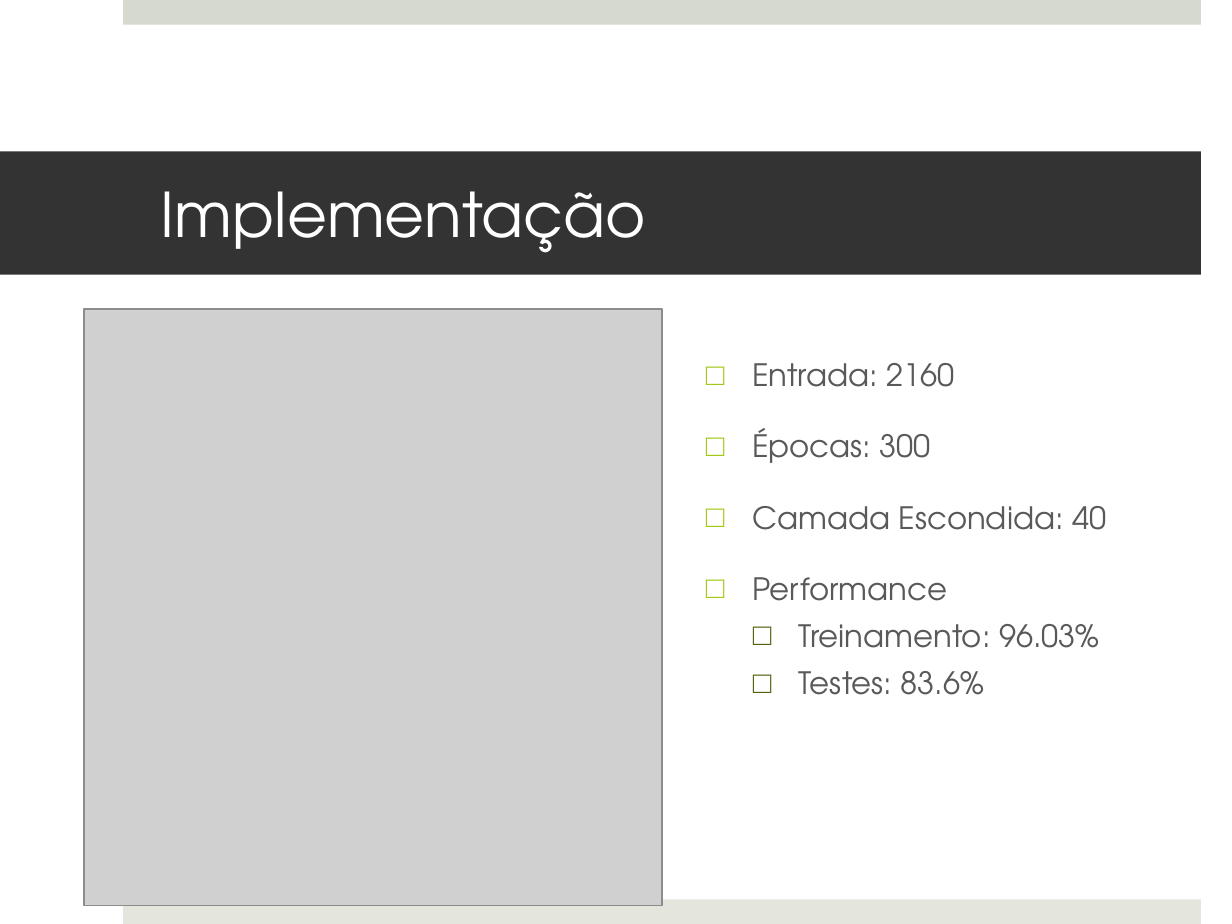
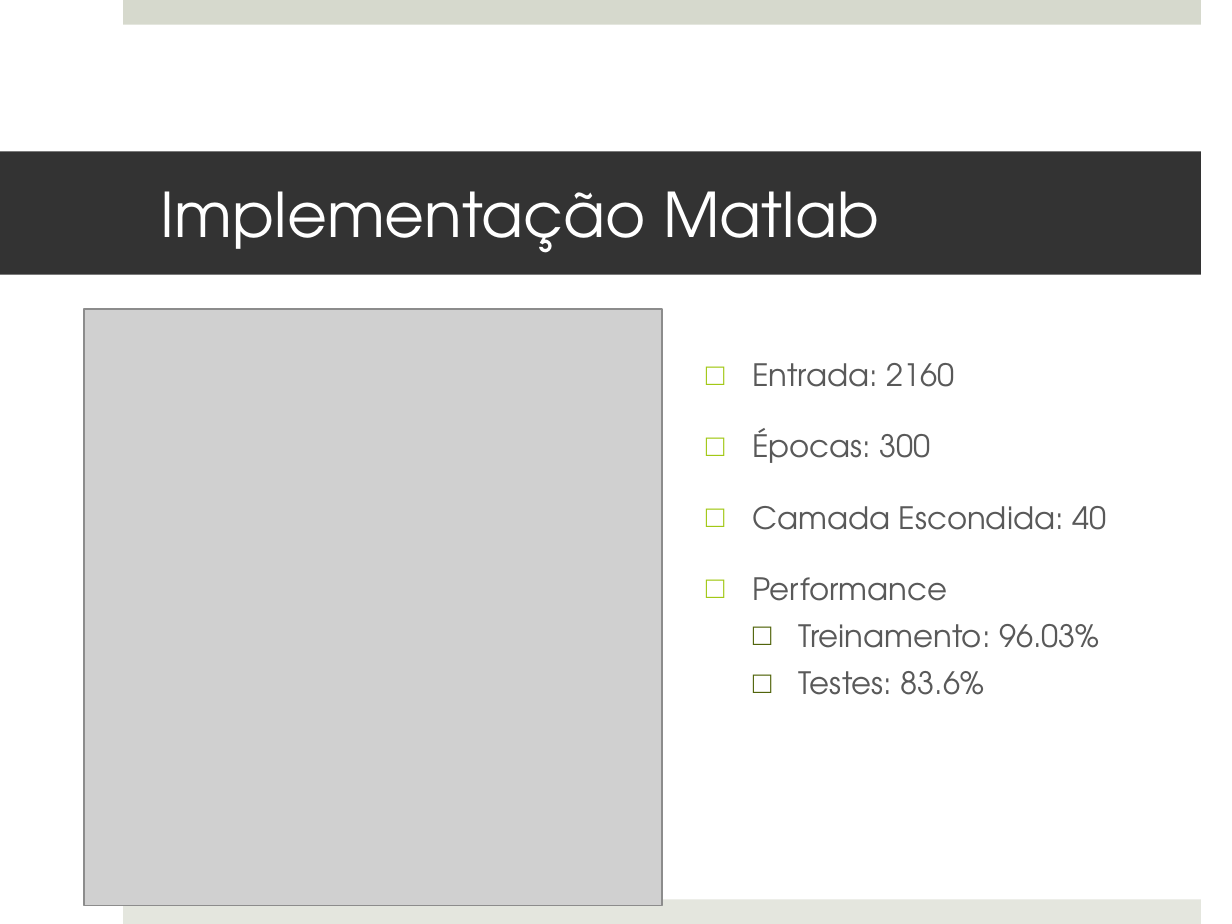
Before and after one commit to MarioBajr/Redes-Neurais, a slide deck: slide 10 of projeto PI.pptx (slide 9 before the commit). Drawn at 1232x924 pixels with LibreOffice and Linux fonts; fonts in the diff are those of the drawing; grey boxes stand for pictures. Boxes give left, top, right and bottom in pixels: in the first picture for what was removed or moved away, otherwise in the second. Text is boxed around its words. In the diff, an @@ line names an element or a change of style, - is before the commit and + after.

```diff
--- a/projeto PI.pptx
+++ b/projeto PI.pptx
@@ title at (160,191,879,253): text changed @@
-Implementação
+Implementação Matlab
```
Also in this commit, not shown: 2 other slides changed, 11 slides added, 3 other files.
